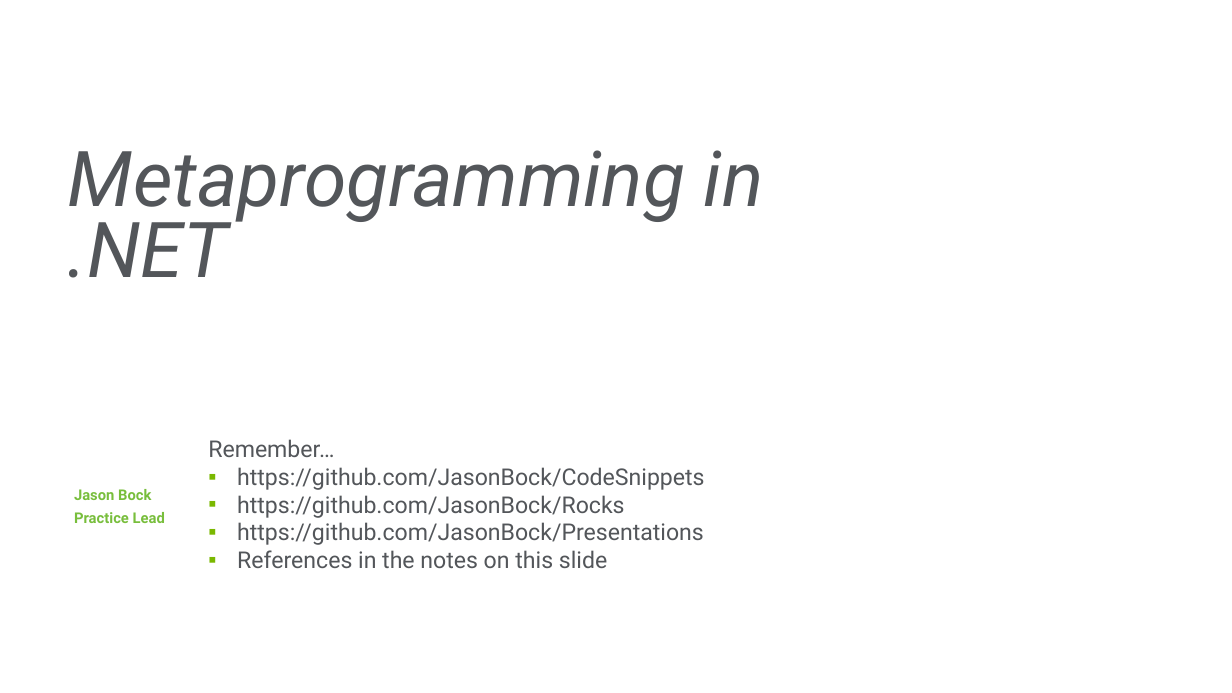
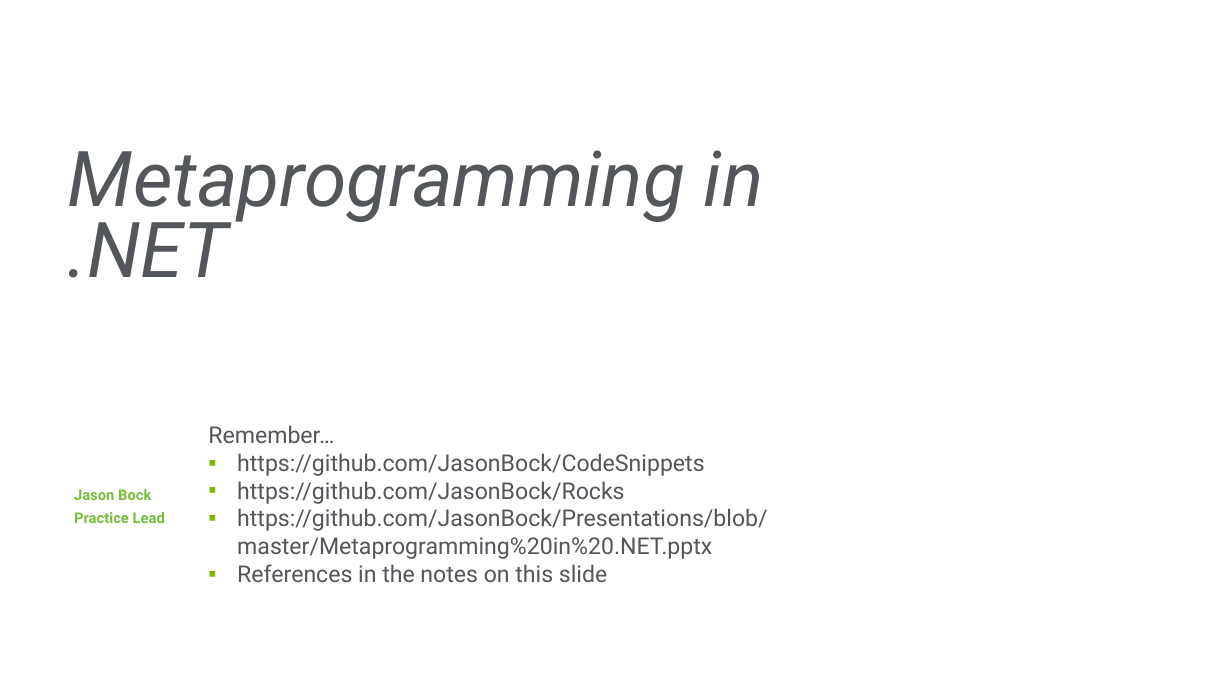
Before and after one commit to JasonBock/Presentations, a slide deck: slide 50 of Metaprogramming in .NET.pptx. Drawn at 1232x693 pixels with LibreOffice and Linux fonts; fonts in the diff are those of the drawing; background and template pictures are left out. Boxes give left, top, right and bottom in pixels: in the first picture for what was removed or moved away, otherwise in the second. Text is boxed around its words. In the diff, an @@ line names an element or a change of style, - is before the commit and + after.

```diff
--- a/Metaprogramming in .NET.pptx
+++ b/Metaprogramming in .NET.pptx
@@ text at <box>237,508,767,559</box>: text changed @@
-▪ https://github.com/JasonBock/Presentations
+▪ https://github.com/JasonBock/Presentations/blob/master/Metaprogramming%20in%20.NET.pptx
```
Also in this commit, not shown: 2 other slides changed.
